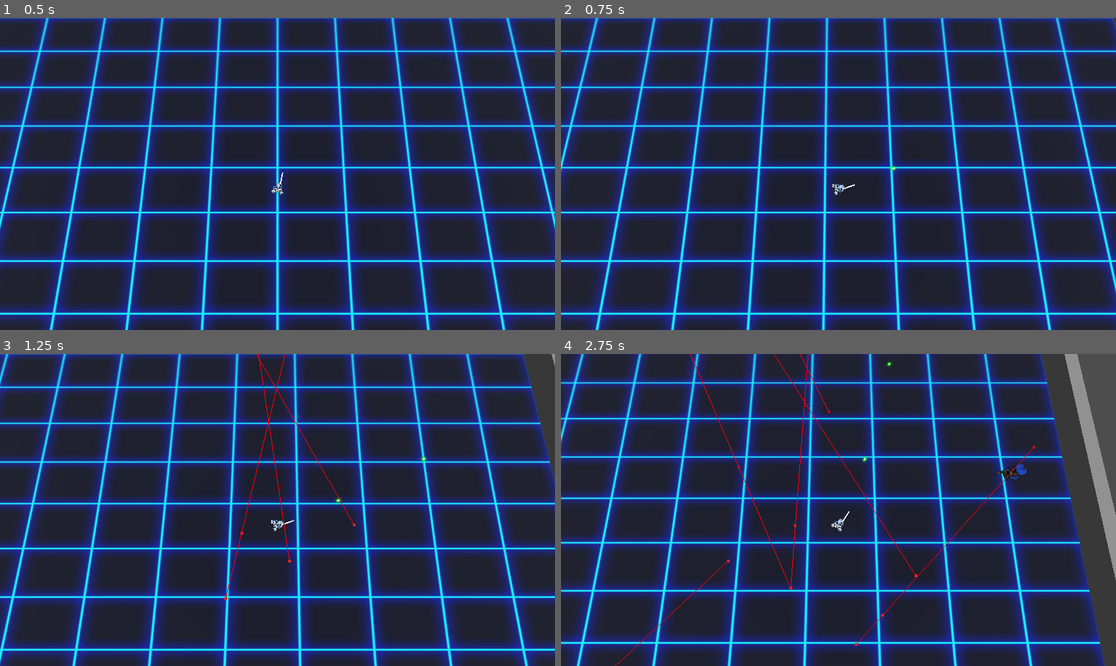
Above: before the commit, frames 1-4 (two rows, left to right).
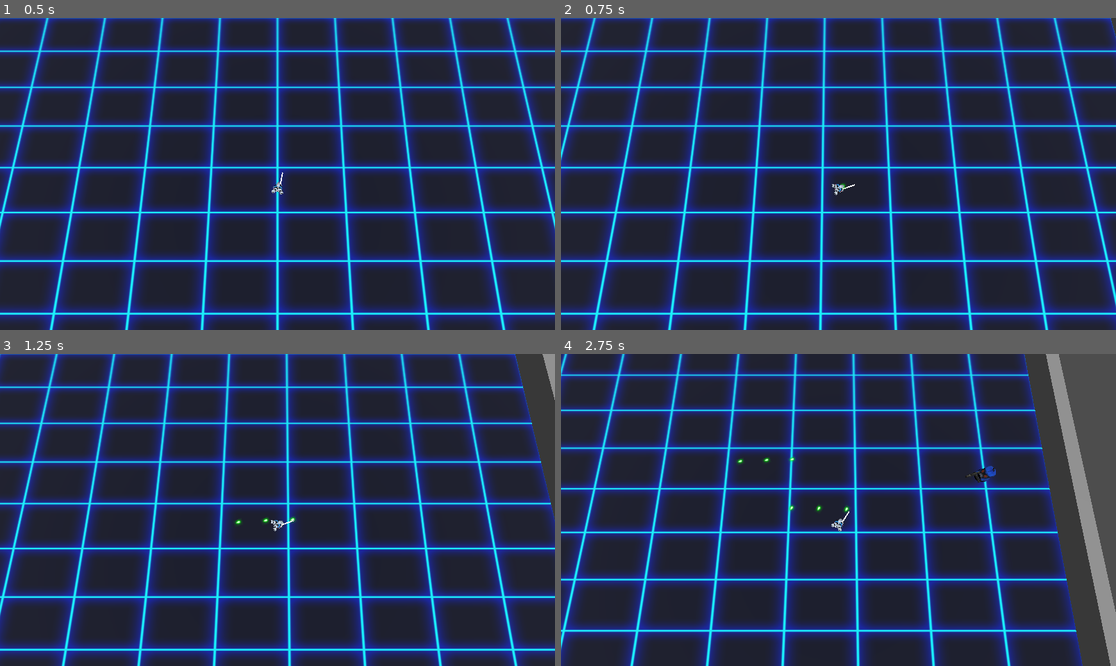
Above: after the commit, the same moments.

Repository: DarkAngelZT/Shooter-DPPO
Game: Godot game, scene res://scene/main_scene.tscn
Same seed, same stepped clock (60 frames per second), same inputs: the game is played once before the commit and once after it.
Inputs (mouse positions are in pixels of both pictures, inside the frame that each line leads up to):
- Up to frame 1 (0.5 s): no input
- Up to frame 2 (0.75 s): move the mouse to (960, 158) at 0.52 s; press the mouse at (960, 158) at 0.53 s; hold D (move_right) from 0.53 s (still down)
- Up to frame 3 (1.25 s): keep holding D (move_right)
- Up to frame 4 (2.75 s): move the mouse to (727, 525) at 1.27 s; release D (move_right) at 1.28 s; release the mouse at (727, 525) at 1.28 s; hold S (move_back) 1.28-2.03 s; click (727, 525) at 1.35 s; move the mouse to (894, 441) at 2.02 s; press the mouse at (894, 441) at 2.03 s; hold D (move_right) from 2.03 s (still down); tap Mouse wheel down (zoom_in) at 2.1 s

Frame 1 is identical in both runs. In frame 2, 13% of the frame differs, in the area x 0-100%, y 0-100%; in frame 3, 33%; in frame 4, 65%.
Error after the commit: Invalid access to property or key 'bullet_speed' on a base object of type 'Resource (GameSettings)'. (res://scripts/Bullet.gd:14)

Commit message:
关闭避障，小怪玩家速度差异化

Diff:
--- a/assets/behaviour_trees/bt_minon.tscn
+++ b/assets/behaviour_trees/bt_minon.tscn
@@ -16,7 +16,7 @@
 script = ExtResource("1_wvu5y")
 tick_rate = 3
 blackboard = NodePath("@Node@17796")
-actor = NodePath("..")
+actor = NodePath("")
 
 [node name="SequenceComposite" type="Node" parent="."]
 script = ExtResource("2_al4mq")
--- a/assets/nodes/minion_01.tscn
+++ b/assets/nodes/minion_01.tscn
@@ -21,6 +21,7 @@
 script = ExtResource("1_6pc4g")
 bullet_prefab = ExtResource("2_kx61h")
 shoot_position = NodePath("ShootPos")
+shoot_interval_sec = 0.9
 
 [node name="MeshInstance3D" type="MeshInstance3D" parent="."]
 transform = Transform3D(-0.018, 0, -1.57361e-09, 0, 0.018, 0, 1.57361e-09, 0, -0.018, 0, 0, 0)
@@ -38,12 +39,10 @@
 path_desired_distance = 0.5
 target_desired_distance = 0.4
 navigation_layers = 2
-avoidance_enabled = true
 neighbor_distance = 20.0
 time_horizon_agents = 0.5
 time_horizon_obstacles = 0.1
 max_speed = 5.0
-debug_enabled = true
 
 [node name="BehaviourTree" parent="." node_paths=PackedStringArray("blackboard") instance=ExtResource("5_bh4oe")]
 blackboard = NodePath("../Blackboard")
--- a/assets/nodes/player.tscn
+++ b/assets/nodes/player.tscn
@@ -16,34 +16,61 @@
 character_mesh = NodePath("GDbotSkin")
 bullet_prefab = ExtResource("2_hubho")
 shoot_position = NodePath("GDbotSkin/gdbot/Armature/Skeleton3D/BoneAttachment3D/gun/ShootPos")
-shoot_interval_sec = 0.45
+shoot_interval_sec = 0.3
 
 [node name="GDbotSkin" parent="." instance=ExtResource("1_8x5t2")]
 transform = Transform3D(-1, 0, -8.74228e-08, 0, 1, 0, 8.74228e-08, 0, -1, 0, 0, 0)
 
 [node name="Skeleton3D" parent="GDbotSkin/gdbot/Armature" index="0"]
-bones/2/position = Vector3(-0.0132795, 1.16093e-09, 0.513615)
-bones/2/rotation = Quaternion(-0.0686903, 0.704966, 0.703762, -0.0549829)
-bones/3/rotation = Quaternion(1, 7.80522e-10, -7.17741e-08, 2.14106e-11)
-bones/4/rotation = Quaternion(-0.291235, -0.0612304, -0.061911, 0.952681)
-bones/5/rotation = Quaternion(0.384361, 7.75317e-08, -8.94175e-08, 0.923183)
-bones/7/rotation = Quaternion(-0.0773024, 0.278499, 0.127163, 0.948837)
-bones/8/rotation = Quaternion(0.281579, -3.94412e-08, 1.11318e-07, 0.959538)
-bones/10/rotation = Quaternion(-0.486862, -0.549443, -0.47318, 0.487009)
-bones/11/rotation = Quaternion(-4.62244e-10, 2.2108e-08, -0.290004, 0.957025)
-bones/14/rotation = Quaternion(-0.0819136, -0.00185372, -0.0225482, 0.996383)
-bones/29/rotation = Quaternion(-0.720528, -0.206952, -0.615958, 0.242087)
-bones/30/rotation = Quaternion(-1.2308e-08, 3.19819e-08, -0.370218, 0.928945)
-bones/32/rotation = Quaternion(-0.0347181, 0.0698521, -0.443723, 0.892762)
-bones/33/rotation = Quaternion(-0.564225, 0.449664, 0.409923, 0.558046)
-bones/34/rotation = Quaternion(3.29149e-11, 5.20631e-09, 0.00175526, 0.999999)
-bones/50/rotation = Quaternion(-0.6315, 0.237523, 0.706945, 0.212174)
-bones/51/rotation = Quaternion(-4.22787e-09, 3.04752e-09, 0.457445, 0.889238)
-bones/53/rotation = Quaternion(0.0250485, 0.0503971, 0.444374, 0.894072)
-bones/59/position = Vector3(-7.43403e-08, 3.28511e-08, 2.95015e-07)
+bones/2/position = Vector3(0.00850404, -7.43447e-10, 0.519737)
+bones/2/rotation = Quaternion(0.0488516, 0.706026, 0.705416, 0.0390922)
+bones/3/rotation = Quaternion(1, -2.41402e-13, -7.27738e-08, -3.54186e-11)
+bones/4/rotation = Quaternion(-0.17266, -0.227104, -0.109366, 0.952182)
+bones/5/rotation = Quaternion(0.297705, 3.64885e-08, -7.66292e-08, 0.954658)
+bones/7/rotation = Quaternion(-0.175603, 0.106996, 0.0873902, 0.97472)
+bones/8/rotation = Quaternion(0.334302, -5.79891e-08, 1.18409e-07, 0.942466)
+bones/10/rotation = Quaternion(-0.54648, -0.46326, -0.437485, 0.543468)
+bones/11/rotation = Quaternion(3.09861e-11, 2.16452e-08, -0.001758, 0.999999)
+bones/13/rotation = Quaternion(0.0819346, 1.62373e-07, 6.18589e-09, 0.996638)
+bones/14/rotation = Quaternion(-0.0819284, 0.0010082, 0.0122636, 0.996562)
+bones/16/rotation = Quaternion(-0.362118, -0.311101, -0.735239, -0.481156)
+bones/17/rotation = Quaternion(-0.0469922, -0.00499917, -0.077987, 0.995834)
+bones/19/rotation = Quaternion(-0.391114, -0.0079801, -0.00129221, 0.920307)
+bones/20/rotation = Quaternion(-0.277507, -2.52358e-07, -9.94341e-08, 0.960724)
+bones/21/rotation = Quaternion(-0.38504, -0.130181, 0.00239691, 0.913669)
+bones/22/rotation = Quaternion(-0.277506, 6.90892e-07, -4.39039e-08, 0.960724)
+bones/23/rotation = Quaternion(-0.391124, 0.0040795, 0.000660612, 0.920329)
+bones/24/rotation = Quaternion(-0.277506, 5.78611e-07, 1.10348e-07, 0.960724)
+bones/25/rotation = Quaternion(-0.386896, 0.0855178, -0.0227219, 0.917868)
+bones/26/rotation = Quaternion(-0.277506, -2.58292e-09, -9.82245e-08, 0.960724)
+bones/27/rotation = Quaternion(-0.293954, 0.794438, -0.105766, 0.520838)
+bones/28/rotation = Quaternion(-0.277506, -3.63708e-07, -5.31396e-07, 0.960724)
+bones/29/rotation = Quaternion(-0.644726, -0.234633, -0.694102, 0.217943)
+bones/30/rotation = Quaternion(-1.81971e-08, 1.34616e-08, -0.445066, 0.895498)
+bones/32/rotation = Quaternion(0.0163432, -0.0330339, -0.443125, 0.895702)
+bones/33/rotation = Quaternion(-0.499958, 0.528142, 0.471599, 0.498701)
+bones/34/rotation = Quaternion(3.10487e-09, 4.87194e-09, 0.247875, 0.968792)
+bones/37/rotation = Quaternion(-0.646856, -0.0339925, 0.761831, 0.00599861)
+bones/38/rotation = Quaternion(0.126977, -0.010998, 0.77186, 0.622887)
+bones/40/rotation = Quaternion(-0.391114, 0.00798011, 0.00129221, 0.920307)
+bones/41/rotation = Quaternion(-0.277507, 2.41907e-07, 1.20579e-07, 0.960724)
+bones/42/rotation = Quaternion(-0.38504, 0.130181, -0.00239689, 0.913669)
+bones/43/rotation = Quaternion(-0.277506, -6.4933e-07, 2.01537e-08, 0.960724)
+bones/44/rotation = Quaternion(-0.391124, -0.00407954, -0.000660702, 0.920329)
+bones/45/rotation = Quaternion(-0.277506, -6.01846e-07, -9.99273e-08, 0.960724)
+bones/46/rotation = Quaternion(-0.386896, -0.0855178, 0.0227219, 0.917868)
+bones/47/rotation = Quaternion(-0.277506, -2.36655e-08, 1.00422e-07, 0.960724)
+bones/48/rotation = Quaternion(-0.293954, -0.794438, 0.105766, 0.520838)
+bones/49/rotation = Quaternion(-0.277506, 3.69605e-07, 5.06519e-07, 0.960724)
+bones/50/rotation = Quaternion(-0.707975, 0.212782, 0.62946, 0.239323)
+bones/51/rotation = Quaternion(6.71347e-09, 7.54307e-09, 0.383068, 0.92372)
+bones/53/rotation = Quaternion(-0.0259877, -0.0525285, 0.442665, 0.89477)
+bones/54/rotation = Quaternion(0, 0, 0.147009, 0.989135)
+bones/58/rotation = Quaternion(0, 0, -0.15168, 0.98843)
+bones/59/position = Vector3(-4.04533e-08, 1.24215e-08, 1.5917e-07)
 
 [node name="BoneAttachment3D" parent="GDbotSkin/gdbot/Armature/Skeleton3D" index="1"]
-transform = Transform3D(-0.130052, 0.185098, -0.974077, -0.97356, 0.162236, 0.160812, 0.187796, 0.969236, 0.159104, -0.165284, 0.596879, 0.02282)
+transform = Transform3D(-0.148048, -0.114526, -0.982327, -0.978048, 0.164237, 0.128256, 0.146646, 0.97975, -0.136327, -0.18845, 0.59703, -0.0313631)
 
 [node name="gun" parent="GDbotSkin/gdbot/Armature/Skeleton3D/BoneAttachment3D" index="0"]
 transform = Transform3D(-0.000458419, -0.00193781, 0.000186421, 0.000108882, 0.000165699, 0.00199015, -0.00194371, 0.00046631, 6.7516e-05, -0.00420558, 0.51087, -0.0439621)
--- a/config/ActorConfig.tres
+++ b/config/ActorConfig.tres
@@ -4,12 +4,13 @@
 
 [resource]
 script = ExtResource("1_03cka")
-bullet_speed = 20.0
+bullet_speed_monster = 12.0
+bullet_speed_player = 18.0
 bullet_damage = 1
-player_move_speed = 5.0
-player_health = 99999
-monster_move_speed = 5.0
-monster_health = 3
+player_move_speed = 6.0
+player_health = 10
+monster_move_speed = 7.0
+monster_health = 1
 monster_attack_range = 10.0
 eqs_inner_radius = 5.0
 eqs_outer_radius = 9.0
--- a/scripts/GameSettings.gd
+++ b/scripts/GameSettings.gd
@@ -1,7 +1,8 @@
 class_name GameSettings
 extends Resource
 
-@export var bullet_speed: float
+@export var bullet_speed_monster: float
+@export var bullet_speed_player: float
 @export var bullet_damage:int
 
 @export var player_move_speed: float
